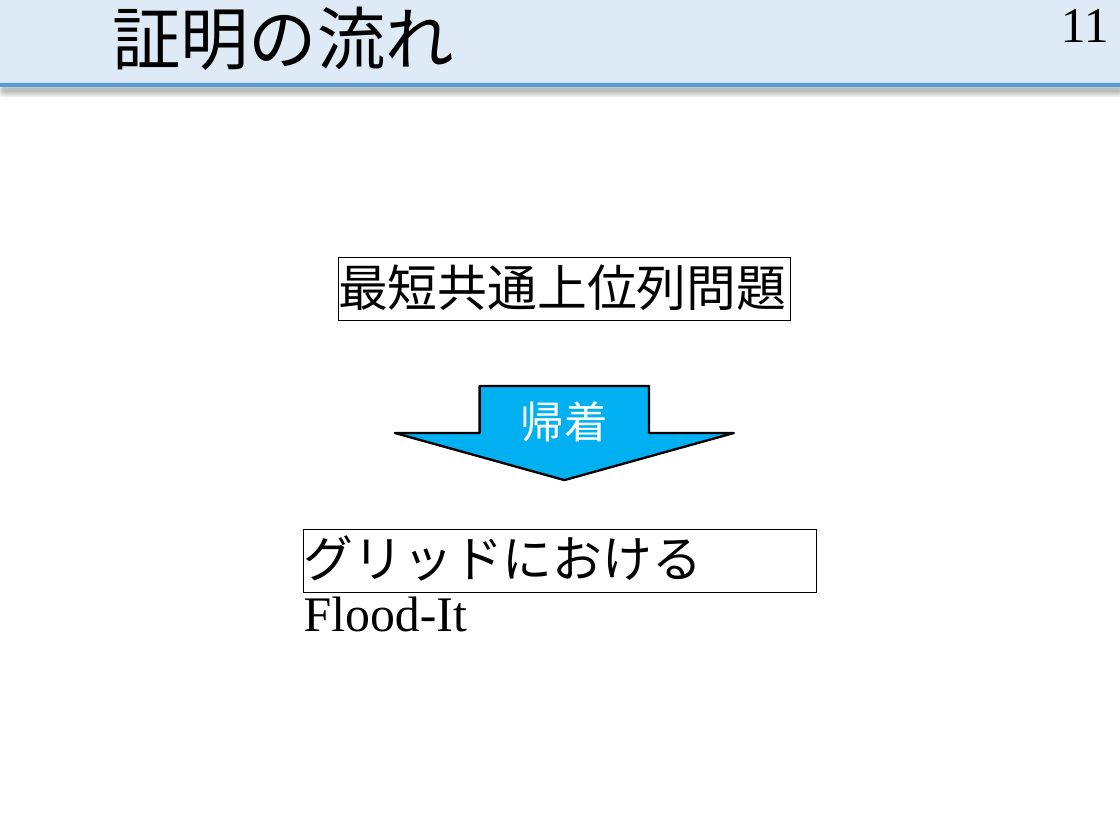
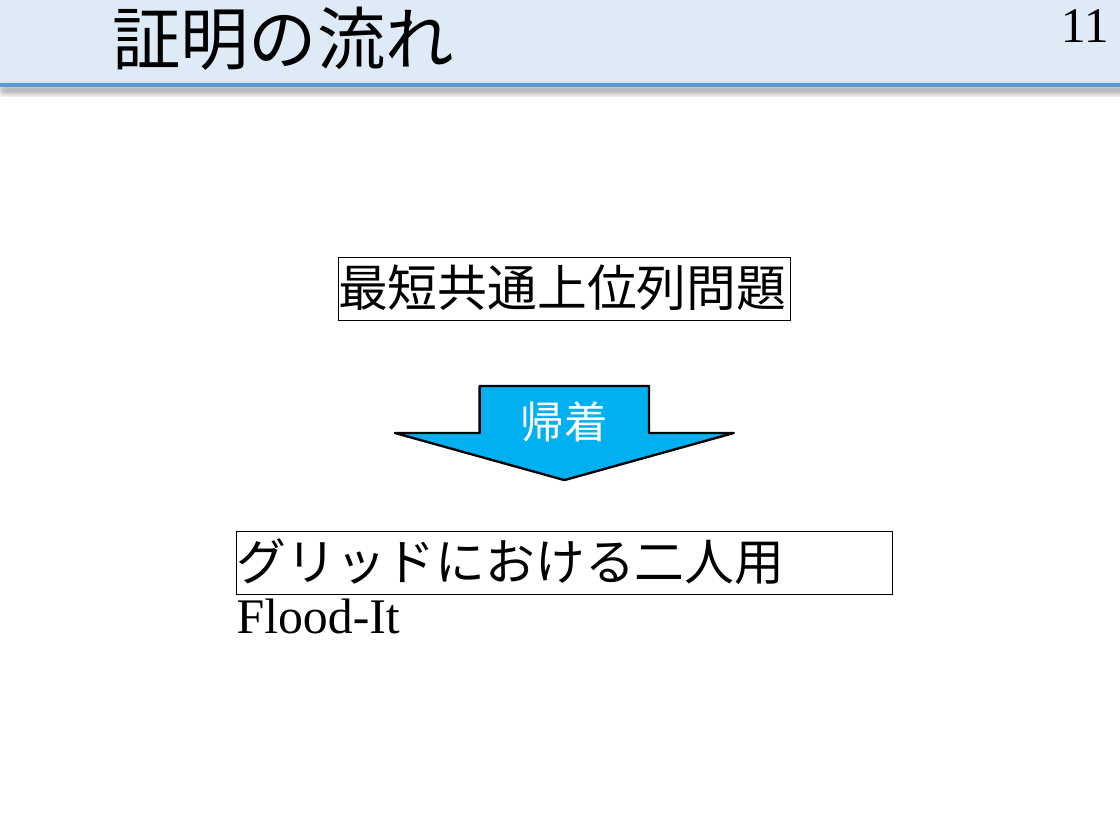
Before and after one commit to MasayaOda/SR, a slide deck: slide 11 of 190513oda.pptx. Drawn at 1120x840 pixels with LibreOffice and Linux fonts; fonts in the diff are those of the drawing. Boxes give left, top, right and bottom in pixels: in the first picture for what was removed or moved away, otherwise in the second. Text is boxed around its words. In the diff, an @@ line names an element or a change of style, - is before the commit and + after.

```diff
--- a/190513oda.pptx
+++ b/190513oda.pptx
@@ rectangle "グリッドにおける二人用Flood-It" resized from (x1=304, y1=530, x2=816, y2=592) to (x1=236, y1=532, x2=892, y2=595) @@
@@ text in rectangle at (x1=237, y1=531, x2=785, y2=634): text changed @@
-グリッドにおけるFlood-It
+グリッドにおける二人用Flood-It
```
Also in this commit, not shown: 11 other slides changed, 2 other files.
